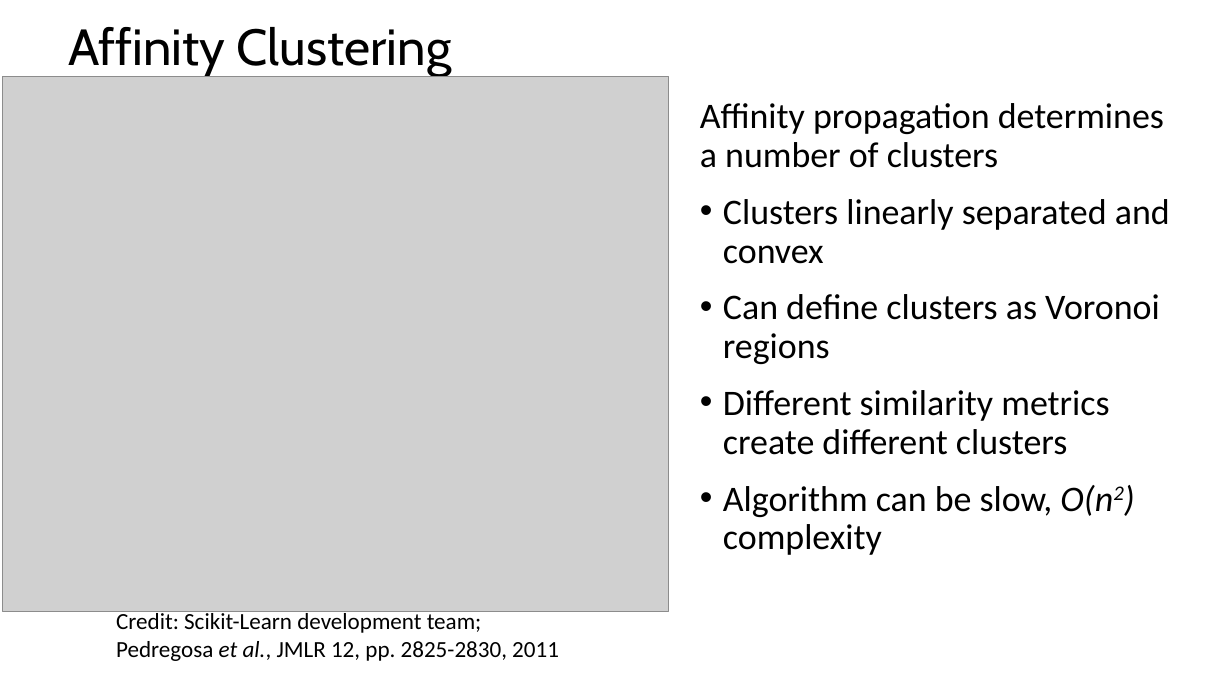
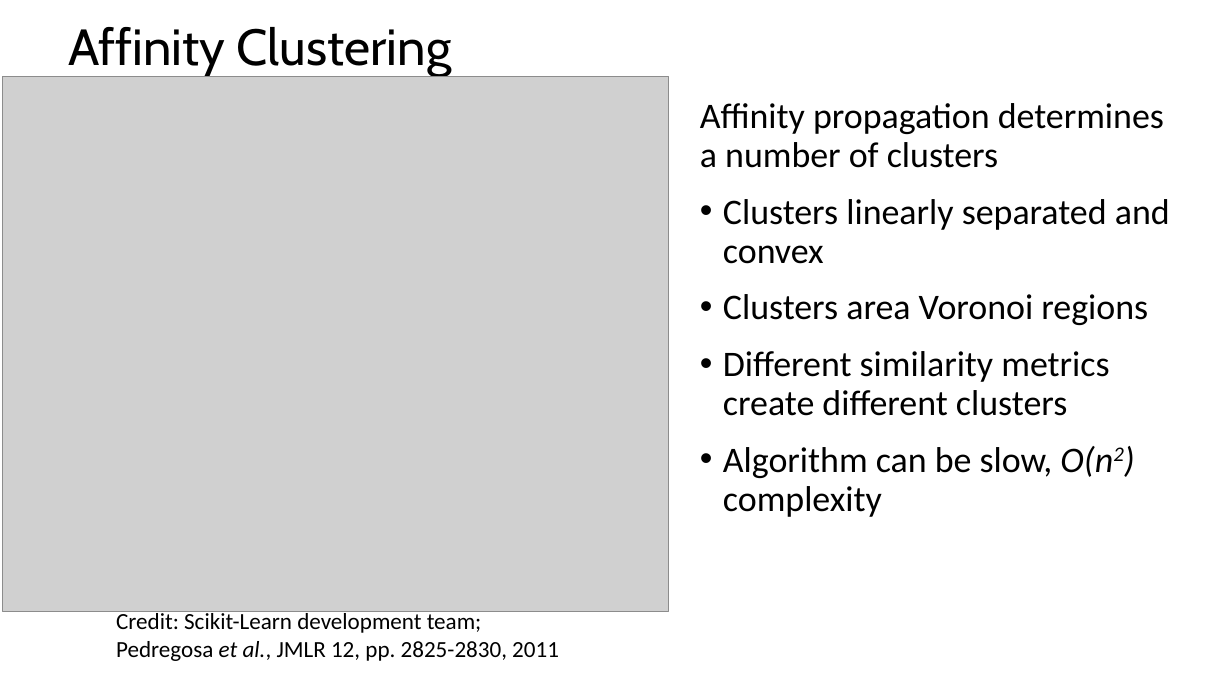
Before and after one commit to StephenElston/CSCI-E-108, a slide deck: slide 18 of slides/10_IntroductionToClustering_Part2.pptx (slide 17 before the commit). Drawn at 1232x693 pixels with LibreOffice and Linux fonts; fonts in the diff are those of the drawing; grey boxes stand for pictures. Boxes give left, top, right and bottom in pixels: in the first picture for what was removed or moved away, otherwise in the second. Text is boxed around its words. In the diff, an @@ line names an element or a change of style, - is before the commit and + after.

```diff
--- a/slides/10_IntroductionToClustering_Part2.pptx
+++ b/slides/10_IntroductionToClustering_Part2.pptx
@@ text at bbox=[723, 294, 1148, 325]: text changed @@
-• Can define clusters as Voronoi regions
+• Clusters area Voronoi regions
```
Also in this commit, not shown: 3 other slides changed, 2 slides added, 1 slide removed.
